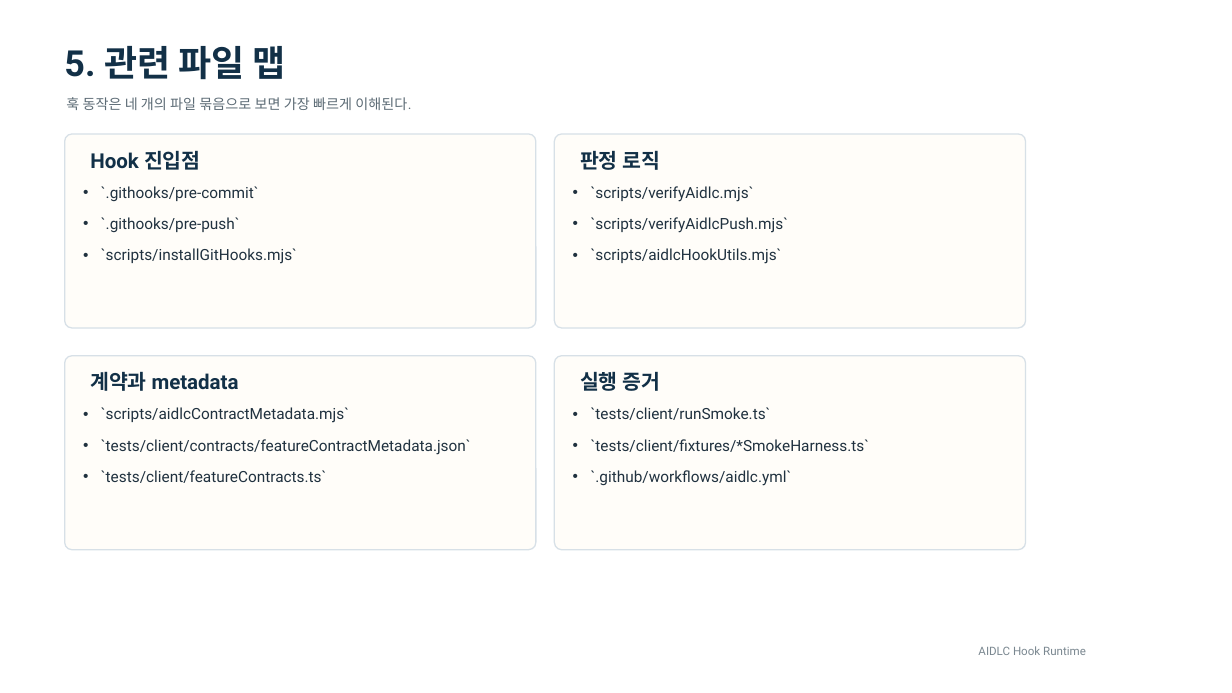
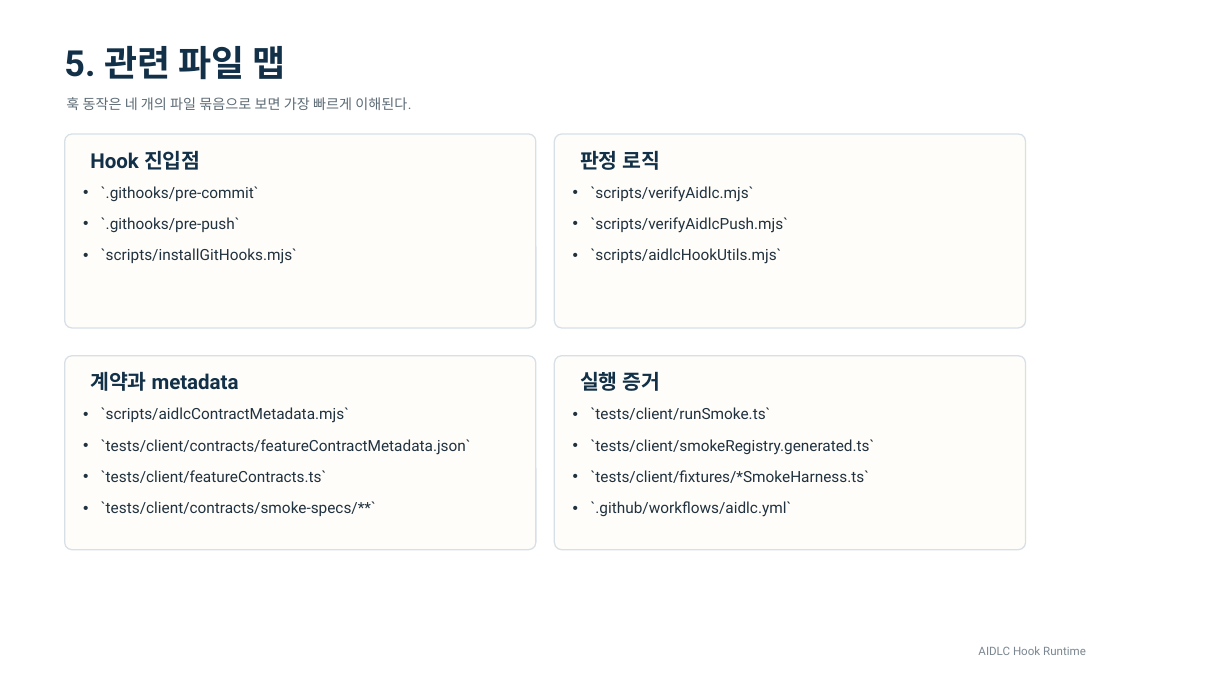
Before and after one commit to hosooregai-netizen/saftysite, a slide deck: slide 6 of docs/guardrails/aidlc-hooks-overview.pptx. Drawn at 1232x693 pixels with LibreOffice and Linux fonts; fonts in the diff are those of the drawing. Boxes give left, top, right and bottom in pixels: in the first picture for what was removed or moved away, otherwise in the second. Text is boxed around its words. In the diff, an @@ line names an element or a change of style, - is before the commit and + after.

Commit message:
feat: add metadata-driven smoke registry

```diff
--- a/docs/guardrails/aidlc-hooks-overview.pptx
+++ b/docs/guardrails/aidlc-hooks-overview.pptx
@@ text at (591,439,875,455): paragraph added @@
+• `tests/client/smokeRegistry.generated.ts`
@@ text at (101,501,376,516): paragraph added @@
+• `tests/client/contracts/smoke-specs/**`
```
Also in this commit, not shown: 6 other slides changed, 35 other files.
